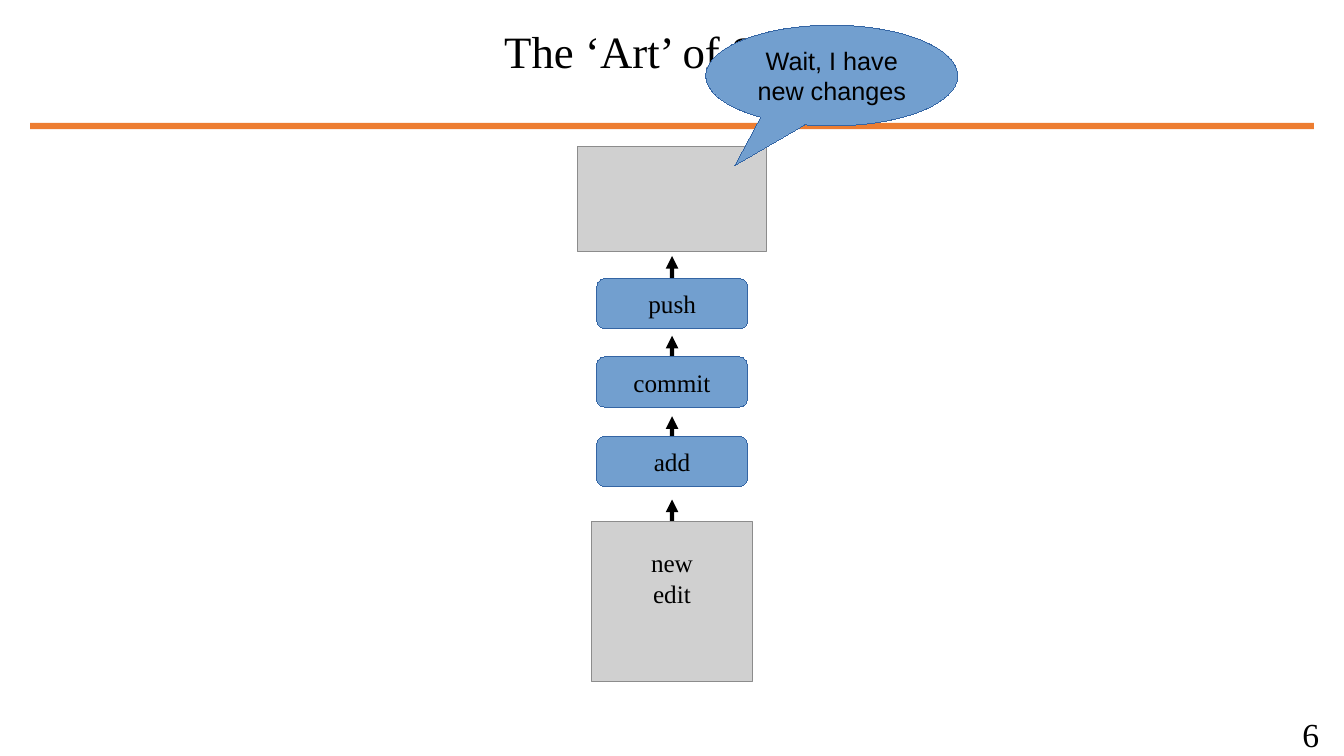
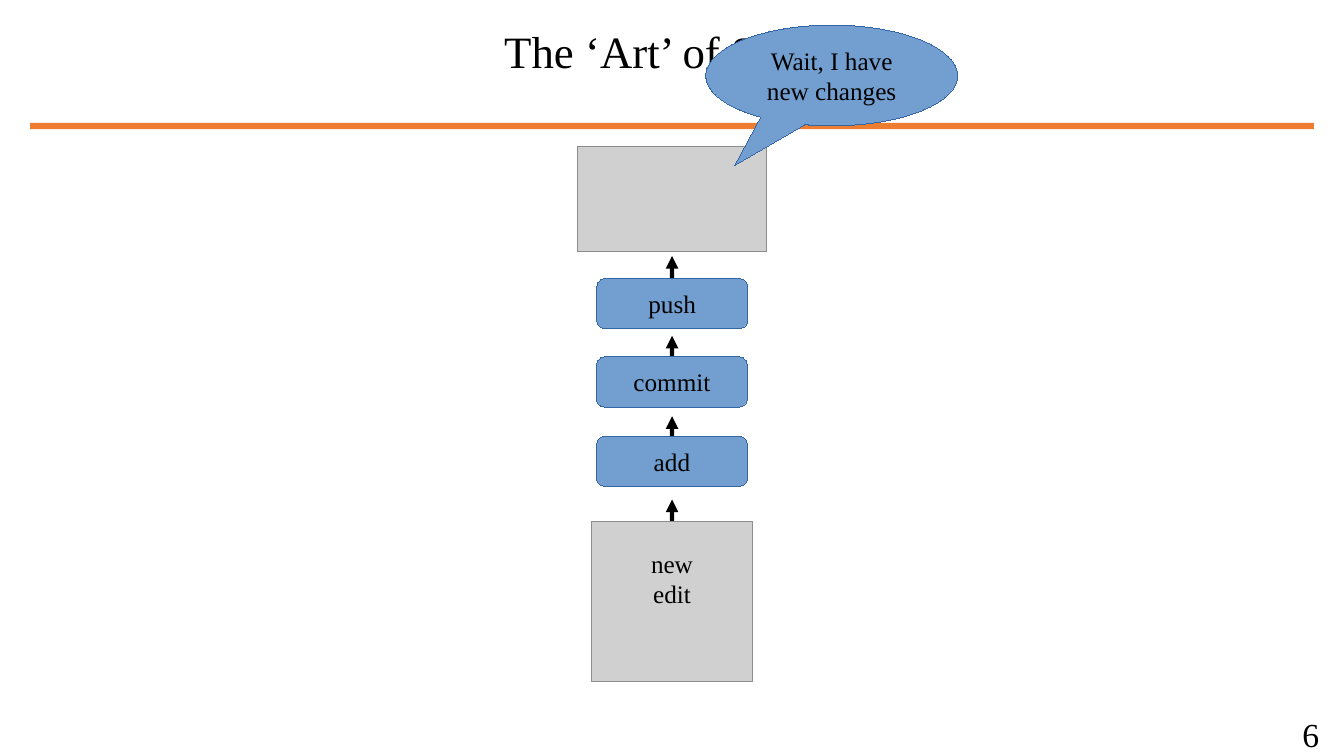
Before and after one commit to wbuz24/undergrad-repo, a slide deck: slide 9 of S24/cs494/notes/github-intro.pptx. Drawn at 1344x756 pixels with LibreOffice and Linux fonts; fonts in the diff are those of the drawing; grey boxes stand for pictures. Boxes give left, top, right and bottom in pixels: in the first picture for what was removed or moved away, otherwise in the second. Text is boxed around its words. In the diff, an @@ line names an element or a change of style, - is before the commit and + after.

```diff
--- a/S24/cs494/notes/github-intro.pptx
+++ b/S24/cs494/notes/github-intro.pptx
@@ speech bubble "Wait, I have new changes" at bbox=[706, 25, 958, 126]: font Arial to Times New Roman @@
```
Also in this commit, not shown: 7 other slides changed, 8 slides added, 1 slide removed, 1 other file.
